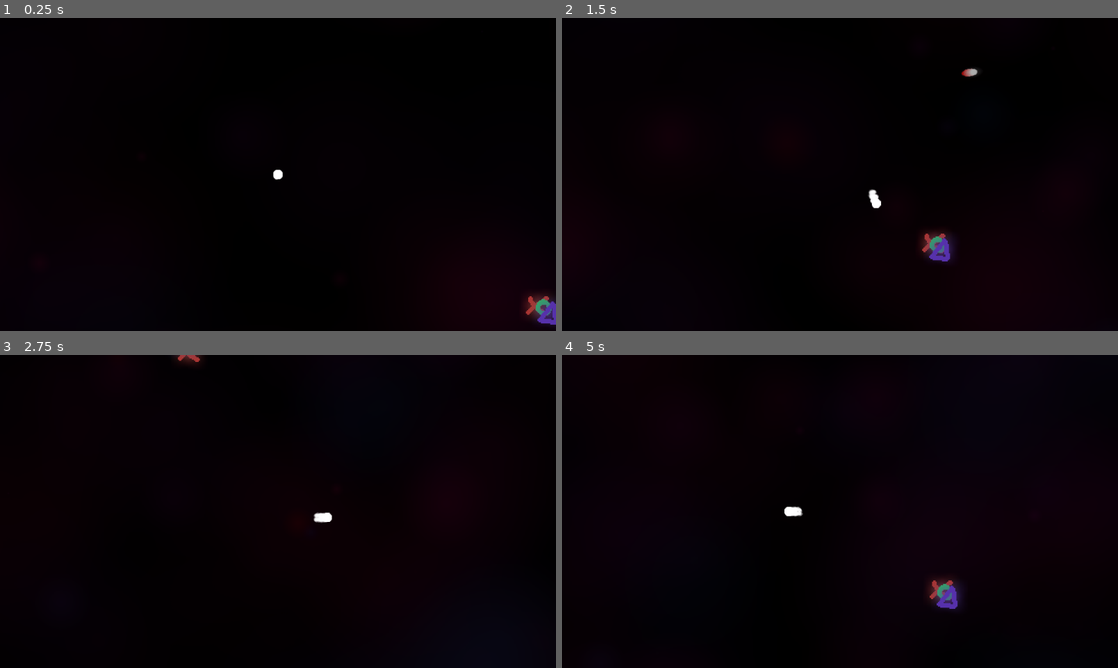
Above: before the commit, frames 1-4 (two rows, left to right).
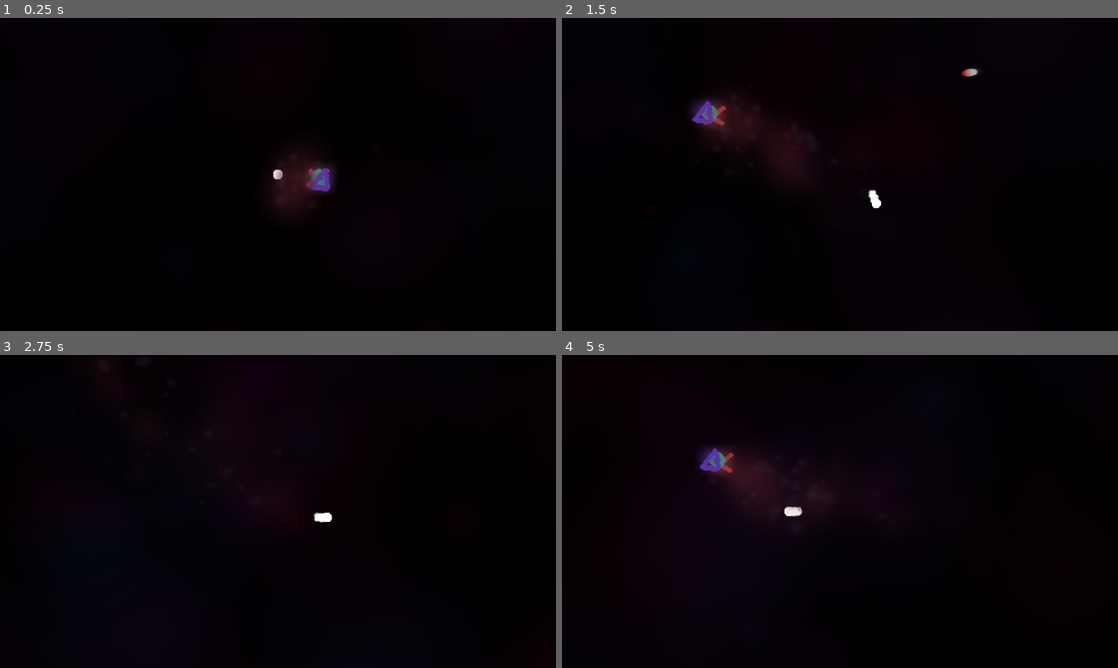
Above: after the commit, the same moments.

Repository: AlexHoratio/fuck-you-fuck-us
Game: Godot game, scene res://Scenes/Levels/1-1.tscn
The game is run twice, just before and just after one commit, with the same random seed, the same clock (stepped at 60 frames per second) and the same inputs. This scene is started directly instead of the project's main scene.
Inputs (mouse positions are in pixels of both pictures, inside the frame that each line leads up to):
- Up to frame 1 (0.25 s): no input
- Up to frame 2 (1.5 s): move the mouse to (962, 158) at 0.52 s; hold Right (ui_right) 0.53-1.28 s; click (962, 158) at 0.67 s; move the mouse to (728, 190) at 1.27 s; hold Down (ui_down) from 1.28 s (still down)
- Up to frame 3 (2.75 s): move the mouse to (333, 442) at 2.02 s; release Down (ui_down) at 2.03 s; hold Right (ui_right) from 2.03 s (still down)
- Up to frame 4 (5 s): move the mouse to (812, 574) at 2.77 s; release Right (ui_right) at 2.78 s; hold Up (ui_up) 2.78-3.53 s; click (812, 574) at 2.92 s; move the mouse to (1006, 558) at 3.52 s; hold Left (ui_left) from 3.53 s (still down); move the mouse to (673, 464) at 4.27 s

The runs differ from the first frame. In frame 1, 2.0% of the frame differs, in the area x 49-100%, y 43-99%; in frame 2, 2.0%; in frame 3, 0.1%; in frame 4, 3.2%, in the area x 24-73%, y 29-82%.

Commit message:
demo trail

Diff:
--- a/Prefabs/Entities/Towers/tower.tscn
+++ b/Prefabs/Entities/Towers/tower.tscn
@@ -5,7 +5,7 @@
 [ext_resource path="res://Graphics/Entities/Towers/layer2.png" type="Texture" id=3]
 [ext_resource path="res://Graphics/Entities/Towers/layer3.png" type="Texture" id=4]
 
-[node name="Node2D" type="Node2D"]
+[node name="tower" type="Node2D"]
 script = ExtResource( 1 )
 
 [node name="layers" type="Node2D" parent="."]
--- a/Scenes/Levels/1-1.tscn
+++ b/Scenes/Levels/1-1.tscn
@@ -1,9 +1,10 @@
-[gd_scene load_steps=12 format=2]
+[gd_scene load_steps=23 format=2]
 
 [ext_resource path="res://Scenes/Levels/level.gd" type="Script" id=1]
 [ext_resource path="res://Graphics/Misc/big_glow.png" type="Texture" id=2]
 [ext_resource path="res://Prefabs/Player/player.tscn" type="PackedScene" id=3]
 [ext_resource path="res://Prefabs/Entities/Towers/tower.tscn" type="PackedScene" id=4]
+[ext_resource path="res://Graphics/Misc/glow.png" type="Texture" id=5]
 
 [sub_resource type="Animation" id=1]
 resource_name = "fade_in"
@@ -69,6 +70,63 @@
 hue_variation = -0.28
 hue_variation_random = 0.37
 
+[sub_resource type="Curve" id=9]
+_data = [ Vector2( 0, 0 ), 0.0, 21.8829, 0, 0, Vector2( 0.178783, 0.9796 ), 0.0, -3.00989, 0, 0, Vector2( 1, 0 ), 0.0, 0.0, 0, 0 ]
+
+[sub_resource type="CurveTexture" id=10]
+curve = SubResource( 9 )
+
+[sub_resource type="Gradient" id=11]
+offsets = PoolRealArray( 0.257353, 0.404412, 0.639706 )
+colors = PoolColorArray( 0.331055, 0, 0.0574279, 1, 0.176222, 0, 0.581055, 1, 0, 0.186523, 0.135229, 1 )
+
+[sub_resource type="GradientTexture" id=12]
+gradient = SubResource( 11 )
+
+[sub_resource type="ParticlesMaterial" id=8]
+trail_divisor = 9
+trail_color_modifier = SubResource( 12 )
+emission_shape = 2
+emission_box_extents = Vector3( 5, 1, 1 )
+flag_align_y = true
+flag_disable_z = true
+spread = 180.0
+gravity = Vector3( 0, 0, 0 )
+initial_velocity = 50.0
+orbit_velocity = 0.0
+orbit_velocity_random = 0.0
+scale = 2.0
+scale_random = 1.0
+scale_curve = SubResource( 10 )
+
+[sub_resource type="Gradient" id=14]
+offsets = PoolRealArray( 0, 0.654412, 1 )
+colors = PoolColorArray( 0.6, 0.215686, 0.282353, 1, 0.562803, 0.199827, 0.262745, 0.926471, 0.0941176, 0, 0.0156863, 0 )
+
+[sub_resource type="GradientTexture" id=15]
+gradient = SubResource( 14 )
+
+[sub_resource type="Curve" id=16]
+_data = [ Vector2( 0, 1 ), 0.0, 0.0, 0, 0, Vector2( 1, 0 ), -1.11303, 0.0, 0, 0 ]
+
+[sub_resource type="CurveTexture" id=17]
+curve = SubResource( 16 )
+
+[sub_resource type="ParticlesMaterial" id=13]
+emission_shape = 2
+emission_box_extents = Vector3( 5, 1, 1 )
+flag_disable_z = true
+spread = 180.0
+gravity = Vector3( 0, 0, 0 )
+initial_velocity = 20.0
+orbit_velocity = 0.0
+orbit_velocity_random = 0.0
+linear_accel = 80.46
+damping = 20.0
+scale = 2.0
+scale_curve = SubResource( 17 )
+color_ramp = SubResource( 15 )
+
 [node name="level" type="Node2D"]
 script = ExtResource( 1 )
 
@@ -110,6 +168,26 @@
 [node name="-- REAL CAMERA EXTENTS --" type="Position2D" parent="."]
 position = Vector2( 960, 540 )
 
-[node name="Node2D" parent="." instance=ExtResource( 4 )]
-position = Vector2( 448, 228 )
+[node name="tower" parent="." instance=ExtResource( 4 )]
+position = Vector2( 69, 8 )
+
+[node name="tether" type="Node2D" parent="tower"]
+
+[node name="Particles2D" type="Particles2D" parent="tower/tether"]
+self_modulate = Color( 1, 1, 1, 0.0705882 )
+amount = 512
+lifetime = 2.0
+speed_scale = 2.0
+visibility_rect = Rect2( -10000, -100000, 200000, 200000 )
+local_coords = false
+process_material = SubResource( 8 )
+texture = ExtResource( 5 )
+
+[node name="Particles2D2" type="Particles2D" parent="tower/tether"]
+modulate = Color( 1, 1, 1, 0.0431373 )
+amount = 64
+visibility_rect = Rect2( -100000, -100000, 200000, 200000 )
+local_coords = false
+process_material = SubResource( 13 )
+texture = ExtResource( 2 )
 [connection signal="animation_finished" from="CanvasLayer/ColorRect/AnimationPlayer" to="." method="_on_AnimationPlayer_animation_finished"]
--- a/Scripts/Entities/tower.gd
+++ b/Scripts/Entities/tower.gd
@@ -1,12 +1,71 @@
 extends Node2D
 
 var camera
+var player
+
+#onready var softnoise_script = load("res://Scripts/softnoise.gd")
+#var softnoise
+#var noise_value = 0
+#
+#var TIME = 0
 
 func _ready():
+	randomize()
 	camera = get_tree().get_meta("camera")
+	player = get_tree().get_meta("player")
+
+#	softnoise = softnoise_script.SoftNoise.new()
+#
+#	TIME = randi()
 
 func _process(delta):
 	for layer in range($layers.get_children().size()):
 		var angle = atan(camera.get_camera_screen_center().distance_to(get_node("layers").get_child(layer).global_position) / camera.distance_from_plane)
 
 		get_node("layers").get_child(layer).position = layer*angle*Vector2(10, 0).rotated(global_position.angle_to_point(camera.get_camera_screen_center()))
+
+	var distance_to_player = global_position.distance_to(player.global_position)
+	var angle_to_player = global_position.angle_to_point(player.global_position)
+
+	get_node("tether/Particles2D").position = Vector2(-distance_to_player/2, 0).rotated(angle_to_player)
+	get_node("tether/Particles2D").rotation = angle_to_player
+	get_node("tether/Particles2D").process_material.emission_box_extents = Vector3(distance_to_player/2, 40 + distance_to_player*0.01, 0)
+
+	get_node("tether/Particles2D2").position = get_node("tether/Particles2D").position
+	get_node("tether/Particles2D2").rotation = angle_to_player
+	get_node("tether/Particles2D2").process_material.emission_box_extents = get_node("tether/Particles2D").process_material.emission_box_extents
+
+
+#func _draw():
+#	var point_list = [[], []]
+#	var color_list = []
+#
+#	for each_list in range(point_list.size()):
+#		var list = point_list[each_list]
+#		for radius in range(0, global_position.distance_to(player.global_position), 50):
+#
+#			var first_point = Vector2(-5 + each_list*10, 0).rotated(global_position.angle_to_point(player.global_position) + PI/2)
+#
+#			var point = Vector2(-radius, 0).rotated(global_position.angle_to_point(player.global_position))
+#			point += each_list*Vector2(20, 0).rotated(global_position.angle_to_point(player.global_position) + PI/2)
+#			point += first_point
+#			list.append(point)
+#
+#	point_list[1].invert()
+#
+#	point_list = point_list[0] + point_list[1]
+#
+#	var new_point_list = []
+#	var random_number = 0
+#	for point in point_list:
+#		random_number = fmod(lerp(random_number, random_number + randf()*1, 0.1), 1)
+#		point += Vector2(5, 0).rotated(random_number*2*PI)
+#		new_point_list.append(point)
+#
+#	for item in range(point_list.size()):
+#		color_list.append(Color(1, 1, 1, 1))
+#
+#	var points = PoolVector2Array(new_point_list)
+#	var colors = PoolColorArray(color_list)
+#
+#	draw_polygon(points, colors)
